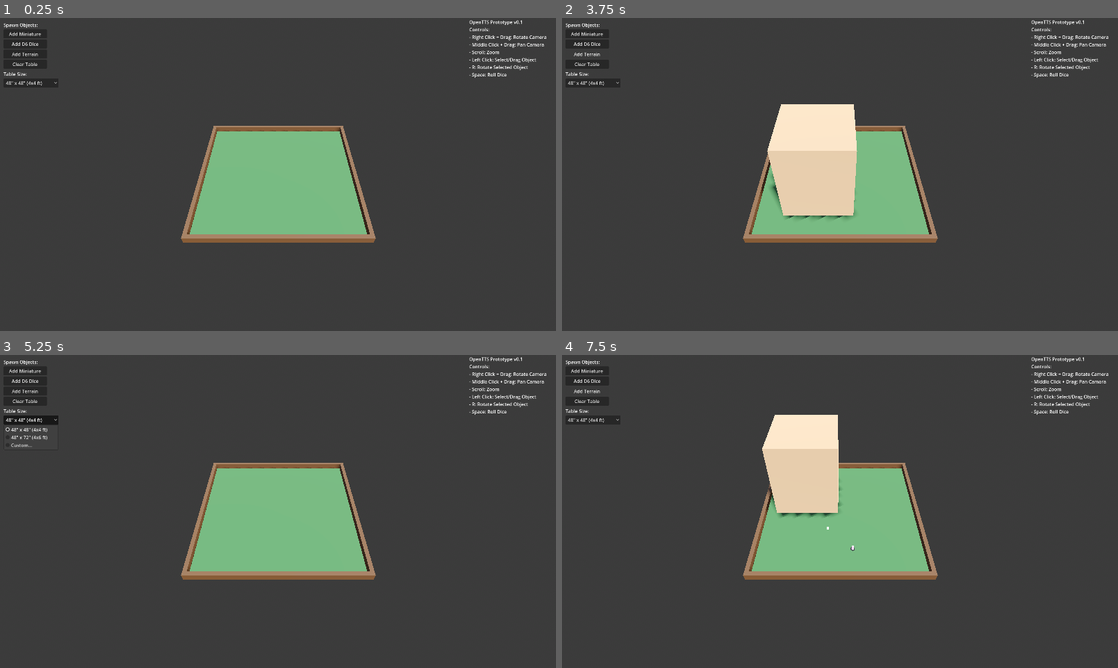
Above: before the commit, frames 1-4 (two rows, left to right).
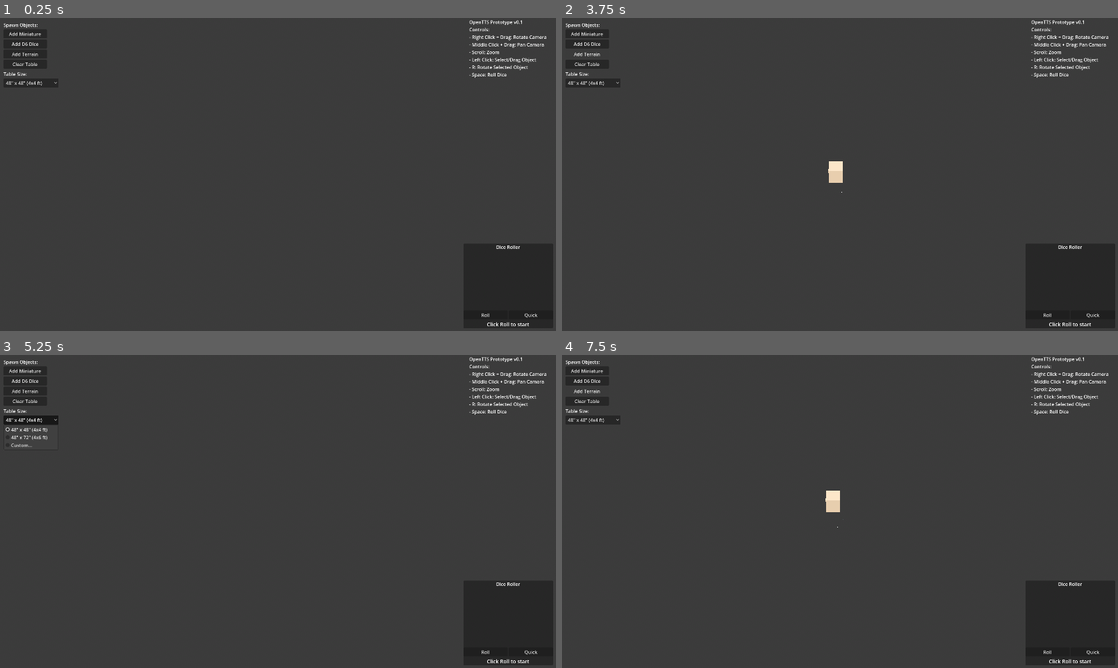
Above: after the commit, the same moments.

Repository: DutchMaxwell/Niemandsland
Game: Godot game, scene res://scenes/main.tscn
Two runs of this game, one before a commit and one after it. Both use one fixed random seed, a clock stepped at 60 frames per second and the inputs below.
Inputs (mouse positions are in pixels of both pictures, inside the frame that each line leads up to):
- Up to frame 1 (0.25 s): no input
- Up to frame 2 (3.75 s): click (1045, 315) at 0.5 s, where only the run after the commit has a clickable "Roll"; click (1090, 315) at 1.25 s, where only the run after the commit has a clickable "Quick"; click "Add Miniature" at 2 s; click "Add D6 Dice" at 2.75 s; click "Add Terrain" at 3.5 s
- Up to frame 3 (5.25 s): click "Clear Table" at 4.25 s; click "48' x 48' (4x4 ft)" at 5 s
- Up to frame 4 (7.5 s): click "Add Miniature" at 5.75 s; click "Add D6 Dice" at 6.5 s; click "Add Terrain" at 7.25 s

The runs differ from the first frame. In frame 1, 11% of the frame differs, in the area x 32-100%, y 34-99%; in frame 2, 12%; in frame 3, 11%; in frame 4, 13%, in the area x 32-100%, y 19-99%.
Error after the commit: Invalid access to property or key 'roll_finnished' on a base object of type 'SubViewportContainer'. (res://scripts/main.gd:52)

Commit message:
Integrate Dice Roller plugin into UI
- Enabled dice_roller plugin in project.godot
- Added DiceRollerPanel to bottom-right of screen
- Connected Roll/Quick Roll buttons to plugin
- Display results in panel after roll completes

Plugin provides physics-based dice rolling with proper settling,
separate from the tabletop to avoid physics conflicts.

Diff:
--- a/project.godot
+++ b/project.godot
@@ -67,3 +67,7 @@
 renderer/rendering_method.mobile="gl_compatibility"
 textures/vram_compression/import_etc2_astc=true
 anti_aliasing/quality/msaa_3d=2
+
+[editor_plugins]
+
+enabled=PackedStringArray("res://addons/dice_roller/plugin.cfg")
--- a/scenes/main.tscn
+++ b/scenes/main.tscn
@@ -1,9 +1,10 @@
-[gd_scene load_steps=7 format=3 uid="uid://main001"]
+[gd_scene load_steps=8 format=3 uid="uid://main001"]
 
 [ext_resource type="Script" path="res://scripts/main.gd" id="1_main"]
 [ext_resource type="Script" path="res://scripts/camera_controller.gd" id="2_camera"]
 [ext_resource type="Script" path="res://scripts/table.gd" id="3_table"]
 [ext_resource type="Script" path="res://scripts/object_manager.gd" id="4_objmgr"]
+[ext_resource type="Script" path="res://addons/dice_roller/dice_roller_control/dice_roller_control.gd" id="5_diceroller"]
 
 [sub_resource type="ProceduralSkyMaterial" id="ProceduralSkyMaterial_1"]
 sky_top_color = Color(0.4, 0.6, 0.8, 1)
@@ -199,3 +200,57 @@
 grow_vertical = 0
 theme_override_font_sizes/font_size = 24
 horizontal_alignment = 1
+
+[node name="DiceRollerPanel" type="PanelContainer" parent="UI/HUD"]
+layout_mode = 1
+anchors_preset = 3
+anchor_left = 1.0
+anchor_top = 1.0
+anchor_right = 1.0
+anchor_bottom = 1.0
+offset_left = -320.0
+offset_top = -300.0
+offset_right = -10.0
+offset_bottom = -10.0
+grow_horizontal = 0
+grow_vertical = 0
+
+[node name="VBox" type="VBoxContainer" parent="UI/HUD/DiceRollerPanel"]
+layout_mode = 2
+
+[node name="Title" type="Label" parent="UI/HUD/DiceRollerPanel/VBox"]
+layout_mode = 2
+text = "Dice Roller"
+horizontal_alignment = 1
+
+[node name="DiceRollerControl" type="SubViewportContainer" parent="UI/HUD/DiceRollerPanel/VBox"]
+unique_name_in_owner = true
+custom_minimum_size = Vector2(300, 200)
+layout_mode = 2
+size_flags_vertical = 3
+stretch = true
+script = ExtResource("5_diceroller")
+
+[node name="ButtonRow" type="HBoxContainer" parent="UI/HUD/DiceRollerPanel/VBox"]
+layout_mode = 2
+
+[node name="RollButton" type="Button" parent="UI/HUD/DiceRollerPanel/VBox/ButtonRow"]
+unique_name_in_owner = true
+layout_mode = 2
+size_flags_horizontal = 3
+focus_mode = 0
+text = "Roll"
+
+[node name="QuickRollButton" type="Button" parent="UI/HUD/DiceRollerPanel/VBox/ButtonRow"]
+unique_name_in_owner = true
+layout_mode = 2
+size_flags_horizontal = 3
+focus_mode = 0
+text = "Quick"
+
+[node name="RollerResultLabel" type="Label" parent="UI/HUD/DiceRollerPanel/VBox"]
+unique_name_in_owner = true
+layout_mode = 2
+theme_override_font_sizes/font_size = 18
+text = "Click Roll to start"
+horizontal_alignment = 1
--- a/scripts/main.gd
+++ b/scripts/main.gd
@@ -19,6 +19,12 @@
 @onready var length_input: SpinBox = $UI/HUD/TableSizePanel/CustomSizeContainer/LengthContainer/LengthInput
 @onready var apply_custom_btn: Button = $UI/HUD/TableSizePanel/CustomSizeContainer/ApplyCustomBtn
 
+# Dice Roller Plugin UI
+@onready var dice_roller_control = %DiceRollerControl
+@onready var roll_button: Button = %RollButton
+@onready var quick_roll_button: Button = %QuickRollButton
+@onready var roller_result_label: Label = %RollerResultLabel
+
 const INCHES_TO_FEET: float = 1.0 / 12.0
 const CM_TO_FEET: float = 1.0 / 30.48
 
@@ -39,6 +45,12 @@
 
 	# Connect to object manager signals
 	object_manager.dice_rolled.connect(_on_dice_rolled)
+
+	# Connect Dice Roller Plugin
+	roll_button.pressed.connect(_on_roll_button_pressed)
+	quick_roll_button.pressed.connect(_on_quick_roll_button_pressed)
+	dice_roller_control.roll_finnished.connect(_on_roller_finished)
+	dice_roller_control.roll_started.connect(_on_roller_started)
 
 	# Initialize table with default size (4x4 feet = 48x48 inches)
 	table.setup_table(Vector2(4, 4))
@@ -80,6 +92,24 @@
 		dice_result_label.text = ""
 		dice_result_label.modulate.a = 1.0
 	)
+
+
+## Dice Roller Plugin handlers
+func _on_roll_button_pressed() -> void:
+	dice_roller_control.roll()
+
+
+func _on_quick_roll_button_pressed() -> void:
+	dice_roller_control.quick_roll()
+
+
+func _on_roller_started() -> void:
+	roller_result_label.text = "Rolling..."
+
+
+func _on_roller_finished(result: int) -> void:
+	var per_dice = dice_roller_control.per_dice_result()
+	roller_result_label.text = "Result: %d %s" % [result, str(per_dice.values())]
 
 
 func _get_random_table_position() -> Vector3:
